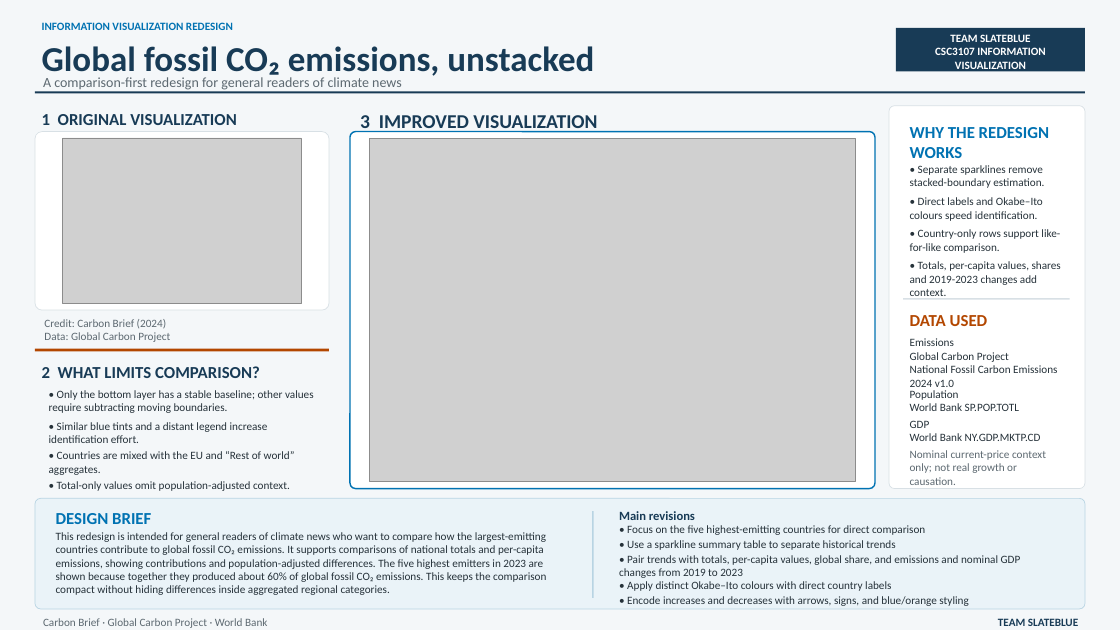
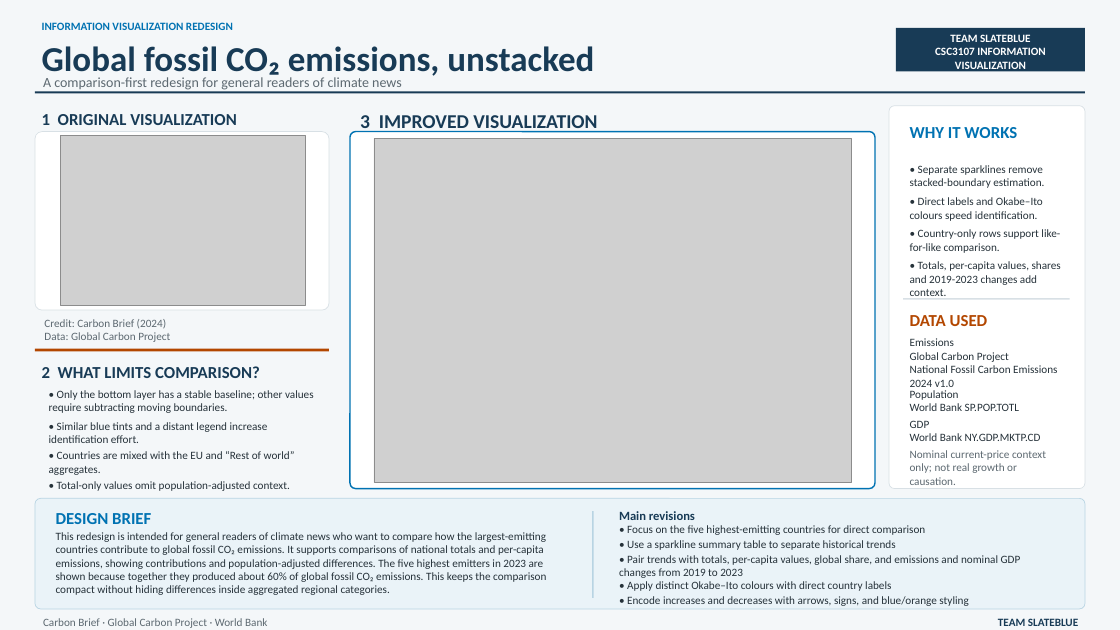
Before and after one commit to Gerald-codes/InfoVis-TeamProject-SlateBlue, a slide deck: slide 1 of SlateBlue_Information_Visualization_Poster.pptx. Drawn at 1120x630 pixels with LibreOffice and Linux fonts; fonts in the diff are those of the drawing; grey boxes stand for pictures. Boxes give left, top, right and bottom in pixels: in the first picture for what was removed or moved away, otherwise in the second. Text is boxed around its words. In the diff, an @@ line names an element or a change of style, - is before the commit and + after.

```diff
--- a/SlateBlue_Information_Visualization_Poster.pptx
+++ b/SlateBlue_Information_Visualization_Poster.pptx
@@ picture: place and size @@
-picture at (62, 138, 301, 304)
+picture at (60, 135, 305, 305)
@@ picture: place and size @@
-picture at (370, 138, 855, 481)
+picture at (374, 138, 851, 482)
@@ text at (910, 127, 1017, 138): text changed @@
-WHY THE REDESIGN WORKS
+WHY IT WORKS
```
Also in this commit, not shown: 2 other files.
